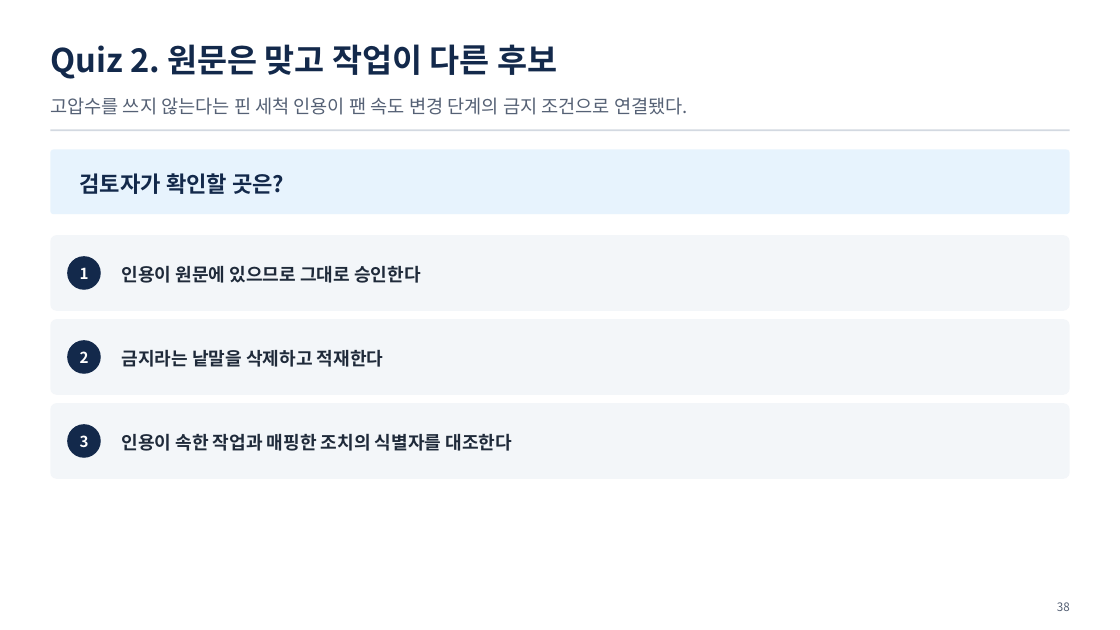
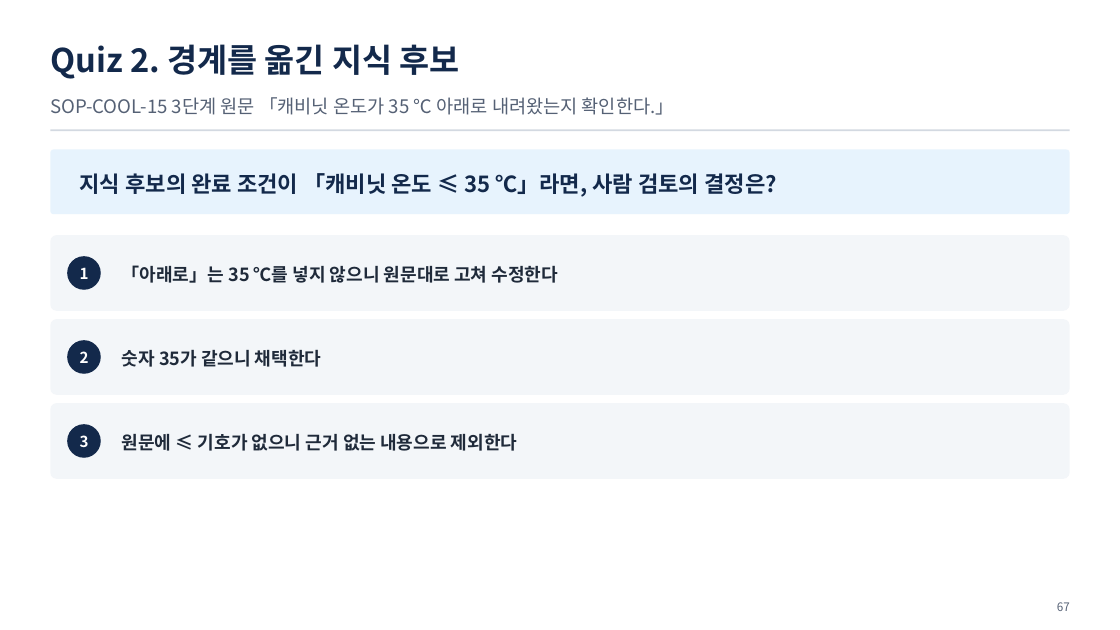
Before and after one commit to uengine-oss/hyd-iot-edu, a slide deck: slide 67 of workspace/강의제작/산출물/실전반/이론_오프라인/03회차/실전반_오프라인_03회차.pptx (slide 38 before the commit). Drawn at 1120x630 pixels with LibreOffice and Linux fonts; fonts in the diff are those of the drawing. Boxes give left, top, right and bottom in pixels: in the first picture for what was removed or moved away, otherwise in the second. Text is boxed around its words. In the diff, an @@ line names an element or a change of style, - is before the commit and + after.

```diff
--- a/workspace/강의제작/산출물/실전반/이론_오프라인/03회차/실전반_오프라인_03회차.pptx
+++ b/workspace/강의제작/산출물/실전반/이론_오프라인/03회차/실전반_오프라인_03회차.pptx
@@ text at bbox=[50, 44, 460, 79]: text changed @@
-Quiz 2. 원문은 맞고 작업이 다른 후보
+Quiz 2. 경계를 옮긴 지식 후보
@@ text at bbox=[50, 97, 674, 115]: text changed @@
-고압수를 쓰지 않는다는 핀 세척 인용이 팬 속도 변경 단계의 금지 조건으로 연결됐다.
+SOP-COOL-15 3단계 원문 「캐비닛 온도가 35 ℃ 아래로 내려왔는지 확인한다.」
@@ text at bbox=[80, 173, 776, 197]: text changed @@
-검토자가 확인할 곳은?
+지식 후보의 완료 조건이 「캐비닛 온도 ≤ 35 ℃」라면, 사람 검토의 결정은?
@@ text at bbox=[122, 265, 559, 283]: text changed @@
-인용이 원문에 있으므로 그대로 승인한다
+「아래로」는 35 ℃를 넣지 않으니 원문대로 고쳐 수정한다
@@ text at bbox=[122, 350, 321, 367]: text changed @@
-금지라는 낱말을 삭제하고 적재한다
+숫자 35가 같으니 채택한다
@@ text at bbox=[122, 434, 517, 451]: text changed @@
-인용이 속한 작업과 매핑한 조치의 식별자를 대조한다
+원문에 ≤ 기호가 없으니 근거 없는 내용으로 제외한다
@@ text at bbox=[1057, 602, 1070, 611]: text changed @@
-38
+67
```
Also in this commit, not shown: 13 other slides changed, 54 slides added, 25 slides removed, 11 other files.
